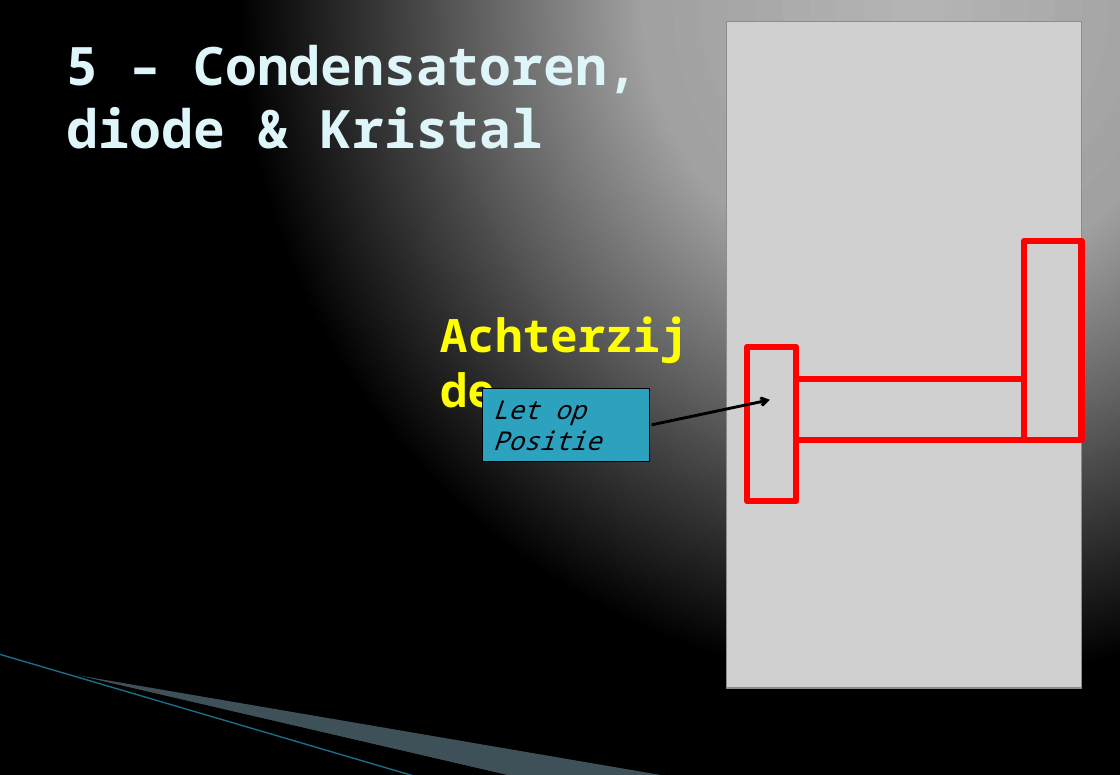
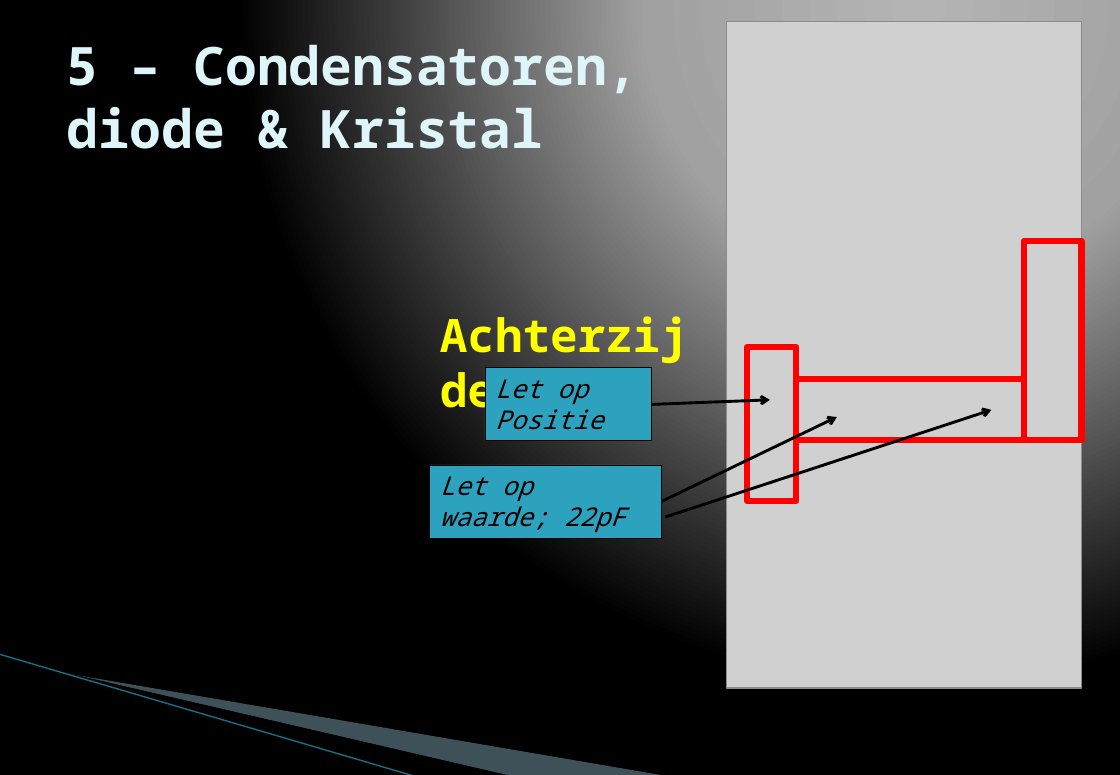
Before and after one commit to TechDenNL/GameConsole, a slide deck: slide 6 of Docs/Presentatie Workshop Solderen/TechDen Montage instructie.pptx. Drawn at 1120x775 pixels with LibreOffice and Linux fonts; fonts in the diff are those of the drawing; grey boxes stand for pictures; background and template pictures are left out. Boxes give left, top, right and bottom in pixels: in the first picture for what was removed or moved away, otherwise in the second. Text is boxed around its words. In the diff, an @@ line names an element or a change of style, - is before the commit and + after.

```diff
--- a/Docs/Presentatie Workshop Solderen/TechDen Montage instructie.pptx
+++ b/Docs/Presentatie Workshop Solderen/TechDen Montage instructie.pptx
@@ rectangle "Let op Positie": place and size @@
-rectangle "Let op Positie" at bbox=[483, 389, 649, 462]
+rectangle "Let op Positie" at bbox=[485, 368, 652, 442]
@@ arrow moved from (652, 425) - (770, 400) to (652, 404) - (770, 400) @@
@@ arrow added from (662, 502) to (837, 418), #000000 2 pt @@
@@ arrow added from (666, 517) to (992, 411), #000000 2 pt @@
@@ rectangle added at bbox=[430, 465, 662, 539], fill #2DA2BF, outline #000000 0.5 pt, 18 pt, text #000000, italic @@
+Let op
+waarde; 22pF
```
Also in this commit, not shown: 4 other slides changed, 2 other files.
